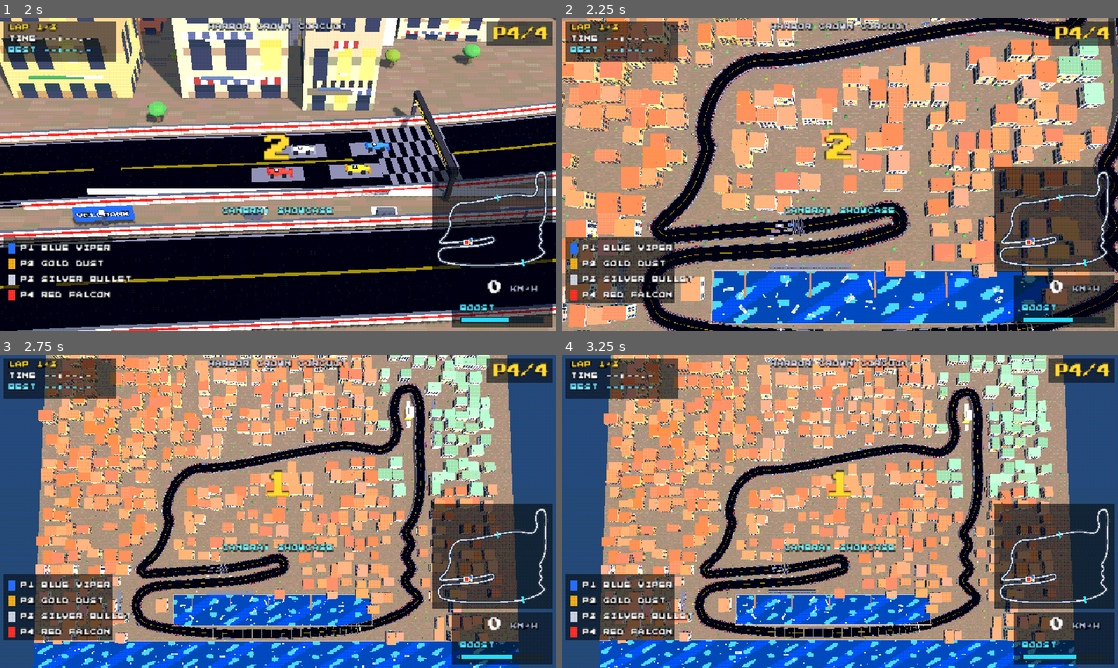
Above: before the commit, frames 1-4 (two rows, left to right).
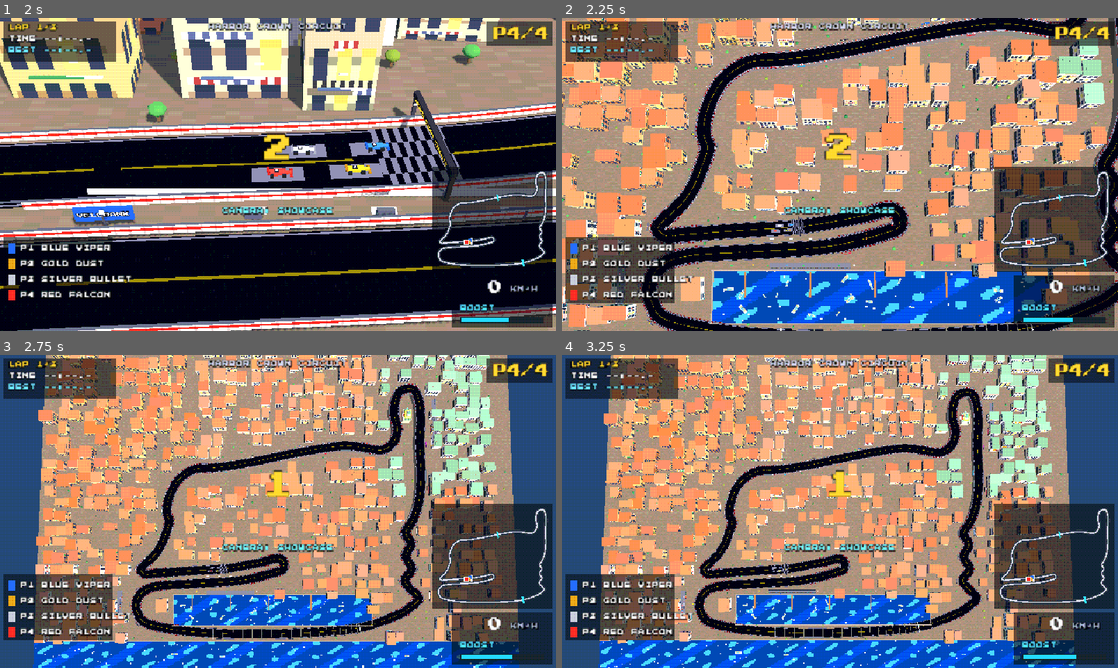
Above: after the commit, the same moments.

Repository: dtcbychris/lookie
Game: Godot game, scene res://scenes/harbor_crown_circuit.tscn
Same seed, same stepped clock (60 frames per second), same inputs: the game is played once before the commit and once after it.
Inputs:
- Up to frame 1 (2 s): hold D (steer_right) 0.53-1.28 s; hold Shift (boost) 0.53-1.28 s; hold S (brake) from 1.28 s (still down); tap C (camera) at 1.35 s
- Up to frame 2 (2.25 s): release S (brake) at 2.03 s; hold D (steer_right) from 2.03 s (still down); tap Tab (overview) at 2.1 s
- Up to frame 3 (2.75 s): keep holding D (steer_right)
- Up to frame 4 (3.25 s): release D (steer_right) at 2.78 s; hold Up from 2.78 s (still down); tap W (throttle) at 2.85 s

Frame 1 is identical in both runs. In frame 2, less than 0.1% of the frame differs, in the area x 10-97%, y 36-99%; in frame 3, 0.2%; in frame 4, 0.2%, in the area x 21-78%, y 15-91%.

Commit message:
Crown Casino landmark set piece
First hand-authored landmark at concept-art ambition: podium hill from
harbor grade to the crest, tiered belle-epoque block with gold cornice
bands, lit window strips, columned portico with red awning and carpet,
copper dome and corner turrets, gold crown emblem, fountain plaza with
hedges and palms. Replaces the placeholder gold box; template for
bringing every landmark up to this level.

https://claude.ai/code/session_01LjE6X8FbmbjT1RiC5ZbF2u

Diff:
--- a/pixelgp/scripts/scenery_builder.gd
+++ b/pixelgp/scripts/scenery_builder.gd
@@ -446,19 +446,138 @@
 		bal.material_override = bal_mat
 		b.add_child(bal)
 
+## Crown Casino: hand-authored landmark set piece at the crest hairpin —
+## podium hill, tiered belle-epoque block, columned portico, copper dome,
+## corner turrets, fountain plaza, gold crown emblem. The template for
+## bringing every landmark up to concept-art level.
 func _build_casino() -> void:
-	# Crown Casino sits inside the crest hairpin, +12m above the harbor
-	var base := Vector3(1636, 48.0, 356)
-	var gold := Pix.flat_mat(Color(0.85, 0.7, 0.35))
-	var cream := Pix.flat_mat(Color(0.92, 0.88, 0.78))
-	_box(Vector3(36, 58, 50), base + Vector3(0, 29, 0), gold)
-	_box(Vector3(42, 6, 56), base + Vector3(0, 61, 0), cream)   # cornice
-	_box(Vector3(22, 26, 30), base + Vector3(0, 77, 0), cream)  # dome block
-	_box(Vector3(20, 30, 26), base + Vector3(0, 15, -56), cream)
-	_box(Vector3(20, 30, 26), base + Vector3(0, 15, 56), cream)
-	_casino_sign = _label("CROWN CASINO", base + Vector3(-20, 70, 0), Vector3(-1, 0, 0), Color(1.0, 0.84, 0.2), 48, 0.09)
-	var glow := Pix.flat_mat(Color(1.0, 0.8, 0.25), 1.8)
-	_box(Vector3(1.5, 4, 34), base + Vector3(-19.5, 56, 0), glow)
+	var cx := 1636.0
+	var cz := 356.0
+	var base_y := 51.0  # podium top, just above the +48 road crest
+	var stone := Pix.flat_mat(Color(0.78, 0.72, 0.6))
+	var cream := Pix.flat_mat(Color(0.93, 0.89, 0.78))
+	var cream_lit := Pix.flat_mat(Color(0.95, 0.91, 0.8), 0.12)
+	var gold := Pix.flat_mat(Color(0.85, 0.68, 0.28), 0.25)
+	var copper := Pix.flat_mat(Color(0.4, 0.62, 0.52))
+	var glow := Pix.flat_mat(Color(1.0, 0.85, 0.45), 1.6)
+	var red := Pix.flat_mat(Color(0.7, 0.15, 0.18))
+
+	# podium hill from harbor grade up to the crest
+	_box(Vector3(42, base_y, 56), Vector3(cx, base_y * 0.5, cz), stone)
+	_box(Vector3(46, 2, 60), Vector3(cx, base_y + 1, cz), cream)  # plaza slab
+
+	# tiered main block with gold cornice bands
+	_box(Vector3(32, 14, 44), Vector3(cx, base_y + 9, cz), cream_lit)
+	_box(Vector3(34, 1.2, 46), Vector3(cx, base_y + 16.6, cz), gold)
+	_box(Vector3(27, 11, 38), Vector3(cx, base_y + 22.5, cz), cream)
+	_box(Vector3(29, 1.2, 40), Vector3(cx, base_y + 28.6, cz), gold)
+	_box(Vector3(20, 8, 28), Vector3(cx, base_y + 33, cz), cream_lit)
+
+	# lit window strips on the first two tiers
+	for side in [-1.0, 1.0]:
+		for k in 5:
+			_box(Vector3(1.0, 6, 2.2), Vector3(cx + side * 16.2, base_y + 9, cz - 16 + k * 8), glow)
+			_box(Vector3(1.0, 5, 1.8), Vector3(cx + side * 13.7, base_y + 22.5, cz - 12 + k * 6), glow)
+		for k in 3:
+			_box(Vector3(2.2, 6, 1.0), Vector3(cx - 10 + k * 10, base_y + 9, cz + side * 22.2), glow)
+
+	# columned portico facing the descent road (west)
+	for k in 4:
+		_box(Vector3(1.6, 9, 1.6), Vector3(cx - 19, base_y + 6.5, cz - 9 + k * 6), cream)
+	_box(Vector3(7, 1.6, 24), Vector3(cx - 19, base_y + 11.8, cz), cream)
+	_box(Vector3(7.6, 1.0, 25), Vector3(cx - 19, base_y + 12.9, cz), red)  # awning trim
+	_box(Vector3(10, 0.4, 8), Vector3(cx - 18, base_y + 2.3, cz), red)     # red carpet
+	for k in 3:
+		_box(Vector3(2.5, 0.6, 20), Vector3(cx - 24 - k * 2.5, base_y + 1.8 - k * 0.6, cz), cream)  # steps
+
+	# copper dome with gold finial
+	var drum := MeshInstance3D.new()
+	var dc := CylinderMesh.new()
+	dc.top_radius = 8.0
+	dc.bottom_radius = 9.0
+	dc.height = 5.0
+	dc.radial_segments = 10
+	drum.mesh = dc
+	drum.material_override = cream
+	drum.position = Vector3(cx, base_y + 39.5, cz)
+	add_child(drum)
+	var dome := MeshInstance3D.new()
+	var ds := SphereMesh.new()
+	ds.radius = 9.0
+	ds.height = 11.0
+	ds.radial_segments = 10
+	ds.rings = 6
+	dome.mesh = ds
+	dome.material_override = copper
+	dome.position = Vector3(cx, base_y + 44, cz)
+	add_child(dome)
+	_box(Vector3(1.2, 5, 1.2), Vector3(cx, base_y + 51, cz), gold)
+
+	# corner turrets with mini domes
+	for sx in [-1.0, 1.0]:
+		for sz in [-1.0, 1.0]:
+			var tx: float = cx + sx * 14.0
+			var tz: float = cz + sz * 19.0
+			var turret := MeshInstance3D.new()
+			var tc := CylinderMesh.new()
+			tc.top_radius = 2.6
+			tc.bottom_radius = 2.6
+			tc.height = 20.0
+			tc.radial_segments = 8
+			turret.mesh = tc
+			turret.material_override = cream
+			turret.position = Vector3(tx, base_y + 10, tz)
+			add_child(turret)
+			var cap := MeshInstance3D.new()
+			var cs := SphereMesh.new()
+			cs.radius = 3.2
+			cs.height = 4.4
+			cs.radial_segments = 8
+			cs.rings = 4
+			cap.mesh = cs
+			cap.material_override = copper
+			cap.position = Vector3(tx, base_y + 21, tz)
+			add_child(cap)
+
+	# gold crown emblem above the portico
+	_box(Vector3(1.5, 1.8, 11), Vector3(cx - 17.5, base_y + 15.2, cz), gold)
+	for k in 3:
+		_box(Vector3(1.5, 3.2, 1.8), Vector3(cx - 17.5, base_y + 17.4, cz - 3.6 + k * 3.6), gold)
+	_box(Vector3(1.0, 1.0, 1.0), Vector3(cx - 18.2, base_y + 16.4, cz), Pix.flat_mat(Color(0.85, 0.15, 0.2), 0.8))
+
+	# fountain plaza
+	var basin := MeshInstance3D.new()
+	var bc := CylinderMesh.new()
+	bc.top_radius = 5.0
+	bc.bottom_radius = 5.5
+	bc.height = 1.6
+	bc.radial_segments = 10
+	basin.mesh = bc
+	basin.material_override = stone
+	basin.position = Vector3(cx, base_y + 2.6, cz - 34)
+	add_child(basin)
+	var pool := MeshInstance3D.new()
+	var pc := CylinderMesh.new()
+	pc.top_radius = 4.4
+	pc.bottom_radius = 4.4
+	pc.height = 0.4
+	pc.radial_segments = 10
+	pool.mesh = pc
+	pool.material_override = Pix.flat_mat(Color(0.3, 0.65, 0.9), 0.5)
+	pool.position = Vector3(cx, base_y + 3.4, cz - 34)
+	add_child(pool)
+	_box(Vector3(1.2, 4, 1.2), Vector3(cx, base_y + 5, cz - 34), stone)
+
+	# hedges and palms lining the plaza
+	var hedge := Pix.flat_mat(Color(0.22, 0.45, 0.25))
+	for k in 4:
+		_box(Vector3(3, 2.2, 8), Vector3(cx - 13 + k * 9, base_y + 2.6, cz + 26), hedge)
+		_box(Vector3(3, 2.2, 8), Vector3(cx - 13 + k * 9, base_y + 2.6, cz - 26), hedge)
+	_palm(Vector3(cx - 16, base_y + 1.5, cz + 22), 0.85)
+	_palm(Vector3(cx - 16, base_y + 1.5, cz - 22), 0.85)
+
+	# marquee sign, pulsing (kept from before)
+	_casino_sign = _label("CROWN CASINO", Vector3(cx - 21, base_y + 20, cz), Vector3(-1, 0, 0), Color(1.0, 0.84, 0.2), 48, 0.085)
 
 # --- grandstands ---------------------------------------------------------------
 
